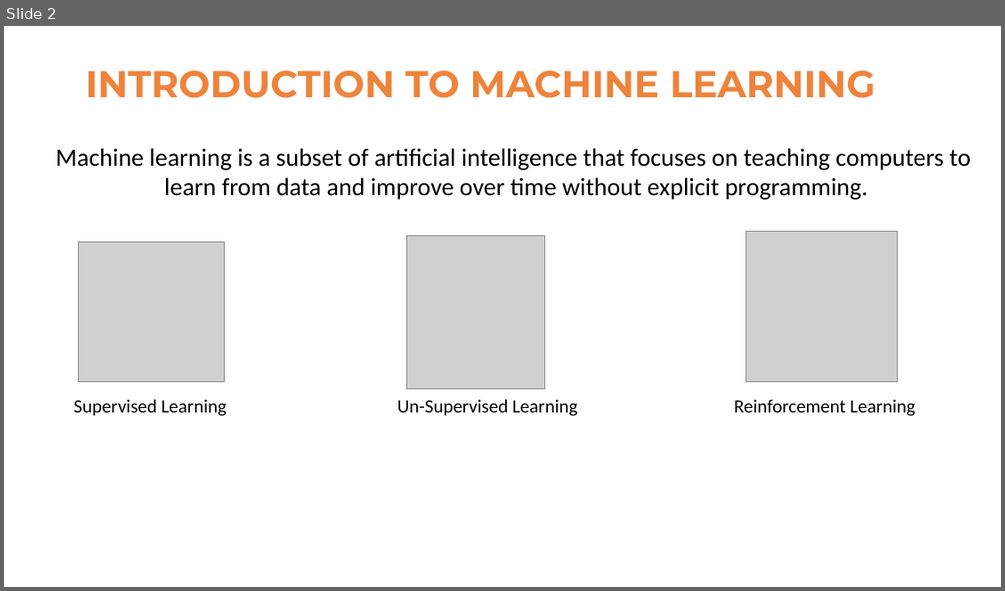
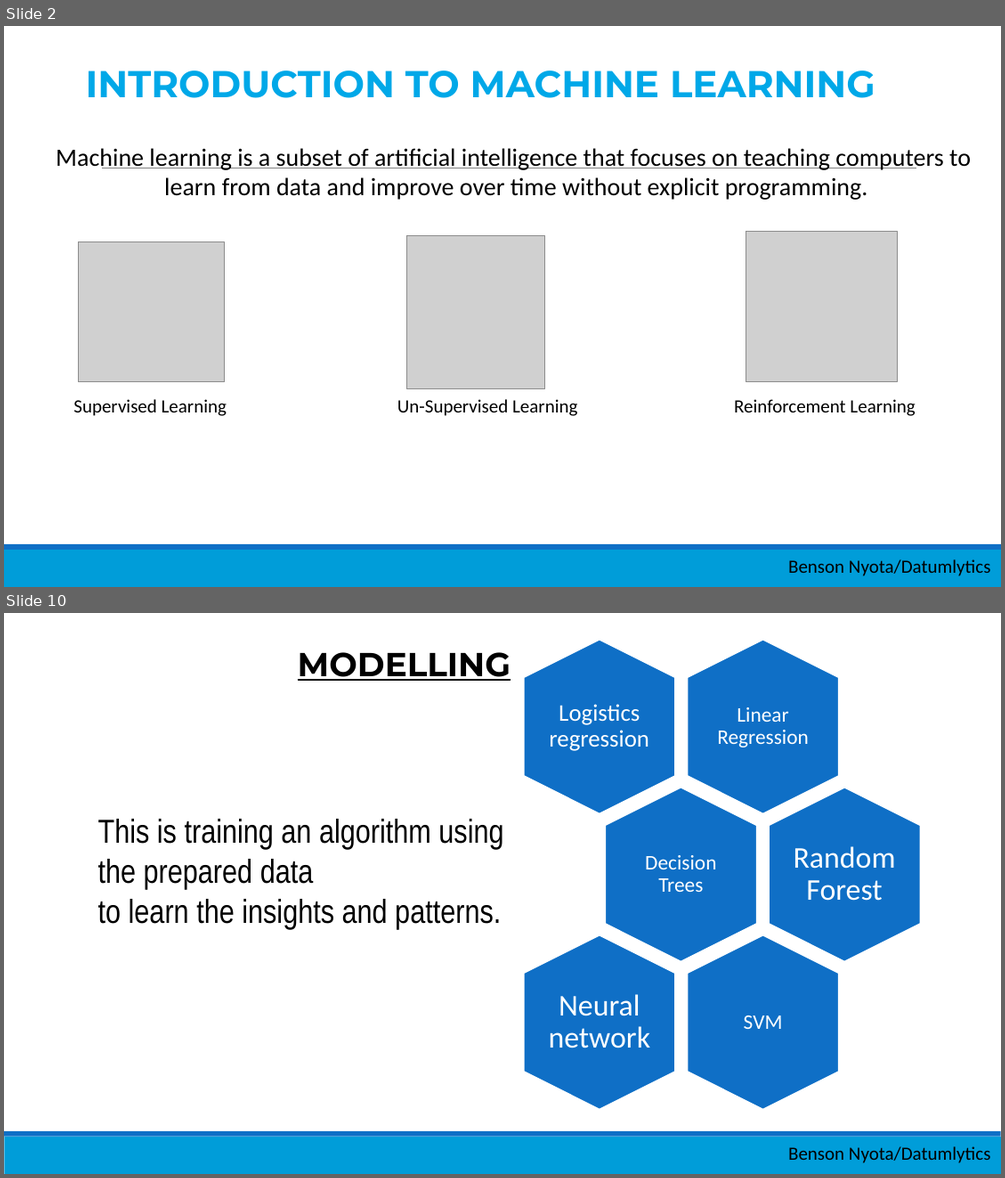
Before and after one commit to Nyotabenson/March24_Resources, a slide deck: 21_Intro... Machine Learning/Introduction_to_ML.pptx. Shown one above the other, each under a label of ours: slide 2 before the commit, slides 2 and 10 after it; the slides between them are not shown. The pictures are 1005x591 and 1005x1178 pixels, drawn with LibreOffice and Linux fonts; fonts in the diff are those of the drawing; grey boxes stand for pictures. Boxes give left, top, right and bottom in pixels: in the first picture for what was removed or moved away, otherwise in the second. Text is boxed around its words. In the diff, an @@ line names an element or a change of style, - is before the commit and + after.

```diff
--- a/21_Intro... Machine Learning/Introduction_to_ML.pptx
+++ b/21_Intro... Machine Learning/Introduction_to_ML.pptx
@@ slide 10 added at [4, 613, 1001, 1174], background #FFFFFF; not listed: 2 template elements that a slide beside it also shows @@
@@ text added at [298, 652, 510, 681], 32 pt, text #000000, bold, underline @@
+MODELLING
@@ text added at [98, 819, 503, 929], 32 pt, text #000000 @@
+This is training an algorithm using the prepared data
+to learn the insights and patterns.
@@ group added at [524, 640, 921, 1110]: 6 hexagons, 6 texts @@
+Linear Regression
+Logistics regression
+Decision Trees
+Random Forest
+SVM
+Neural network
@@ text added at [788, 1146, 991, 1163], 18 pt, text #000000 @@
+Benson Nyota/Datumlytics
@@ slide 2 changed as well @@
@@ text "INTRODUCTION TO MACHINE LEARNING" at [86, 70, 875, 98]: text colour gradient #FF0000 to #EE843B to #9E480E to gradient #FF0000 to #00A8E8 to #005E82, letter outline #B5D2EC 0.75 pt to #83BFF6 0.75 pt @@
@@ line added from (102, 168) to (917, 168), #808080 0.5 pt @@
@@ rectangle added at [4, 549, 1001, 587], fill #009DD9 @@
@@ rectangle added at [4, 544, 1001, 549], fill #0F6FC6 @@
@@ text added at [788, 559, 991, 576], 18 pt, text #000000 @@
+Benson Nyota/Datumlytics
```
Also in this commit, not shown: 5 other slides changed, 8 other slides added, 6 slides removed, 3 other files.
